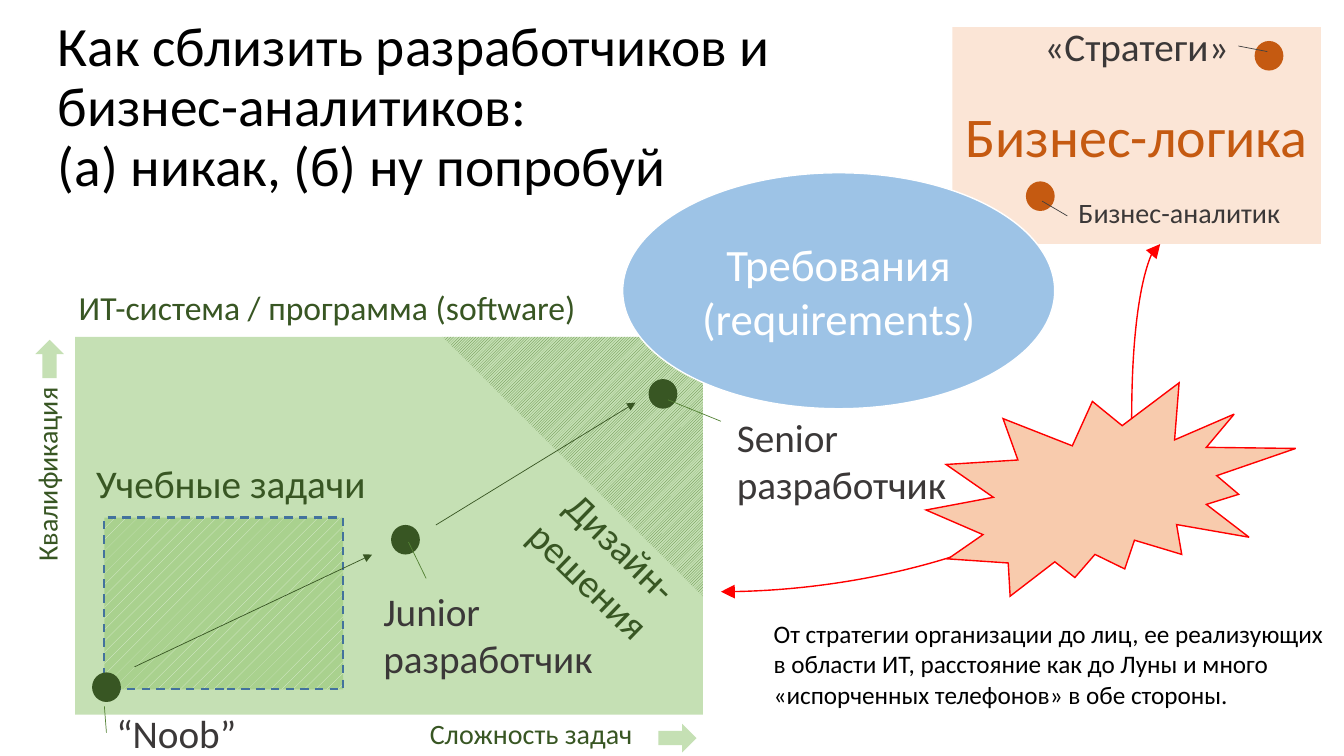
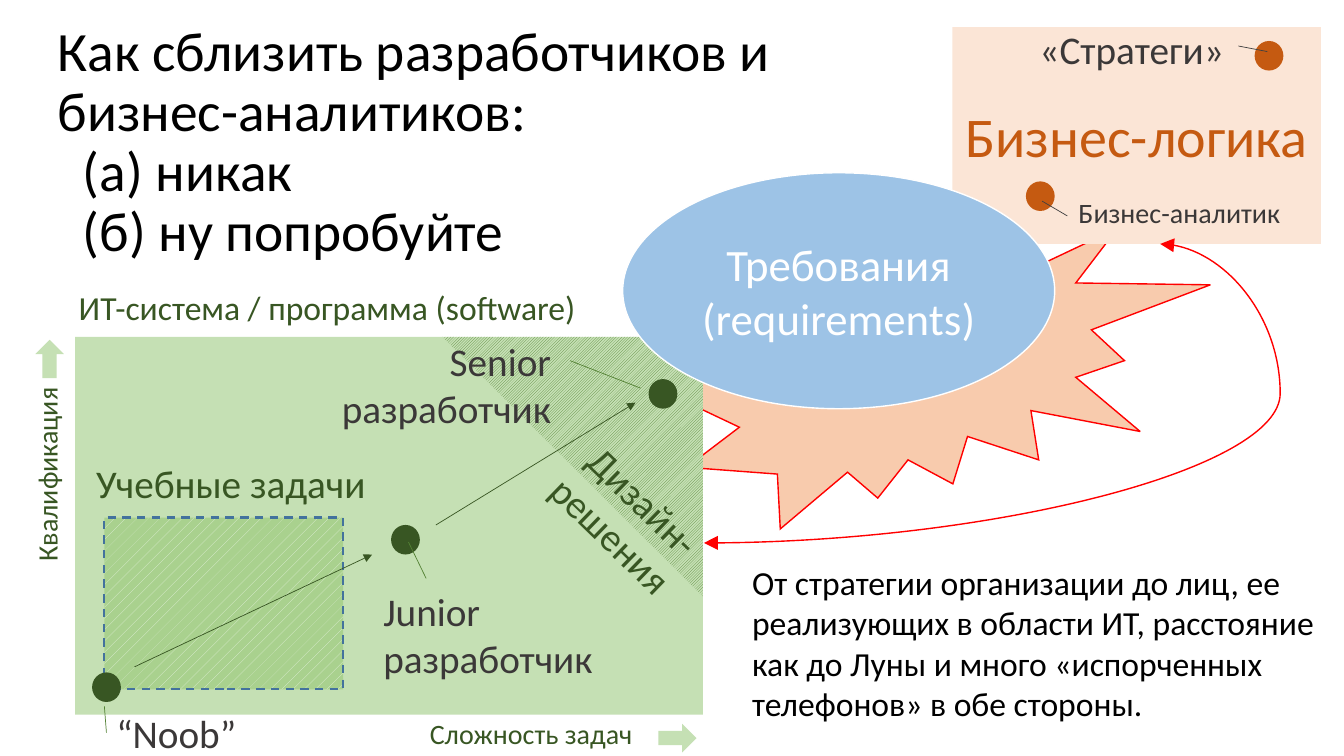
Before and after one commit to epogrebnyak/superhero, a slide deck: slide 1 of superhero.pptx. Drawn at 1344x756 pixels with LibreOffice and Linux fonts; fonts in the diff are those of the drawing. Boxes give left, top, right and bottom in pixels: in the first picture for what was removed or moved away, otherwise in the second. Text is boxed around its words. In the diff, an @@ line names an element or a change of style, - is before the commit and + after.

```diff
--- a/superhero.pptx
+++ b/superhero.pptx
@@ text "«Стратеги»": place and size @@
-text "«Стратеги»" at (1044,35,1228,68)
+text "«Стратеги»" at (1039,38,1223,71)
@@ title at (58,33,770,260): text changed @@
-Как сблизить разработчиков и бизнес-аналитиков:
-(а) никак, (б) ну попробуй
+Как сблизить разработчиков и бизнес-аналитиков:
+(а) никак
+(б) ну попробуйте
@@ irregular seal: place and size @@
-irregular seal at (927,383,1297,597)
+irregular seal at (653,176,1210,529)
@@ curved double arrow moved from (1160, 244) - (721, 592) to (1160, 244) - (704, 543) @@
@@ text "Senior разработчик": place and size @@
-text "Senior разработчик" at (737,425,946,509)
+text "Senior разработчик" at (342,343,551,433)
@@ text "Senior разработчик" at (342,343,551,433): alignment left to right @@
@@ line moved from (668, 400) - (721, 421) to (571, 361) - (640, 388) @@
@@ text "Дизайн-решения": place and size @@
-text "Дизайн-решения" at (509,467,704,661)
+text "Дизайн-решения" at (530,421,725,615)
@@ text "От стратегии организации до лиц, ...": place and size @@
-text "От стратегии организации до лиц, ..." at (774,626,1323,708)
+text "От стратегии организации до лиц, ..." at (752,573,1314,722)
@@ text "От стратегии организации до лиц, ..." at (752,573,1314,722): size 18 to 24 pt @@
```
Also in this commit, not shown: 2 other files.
